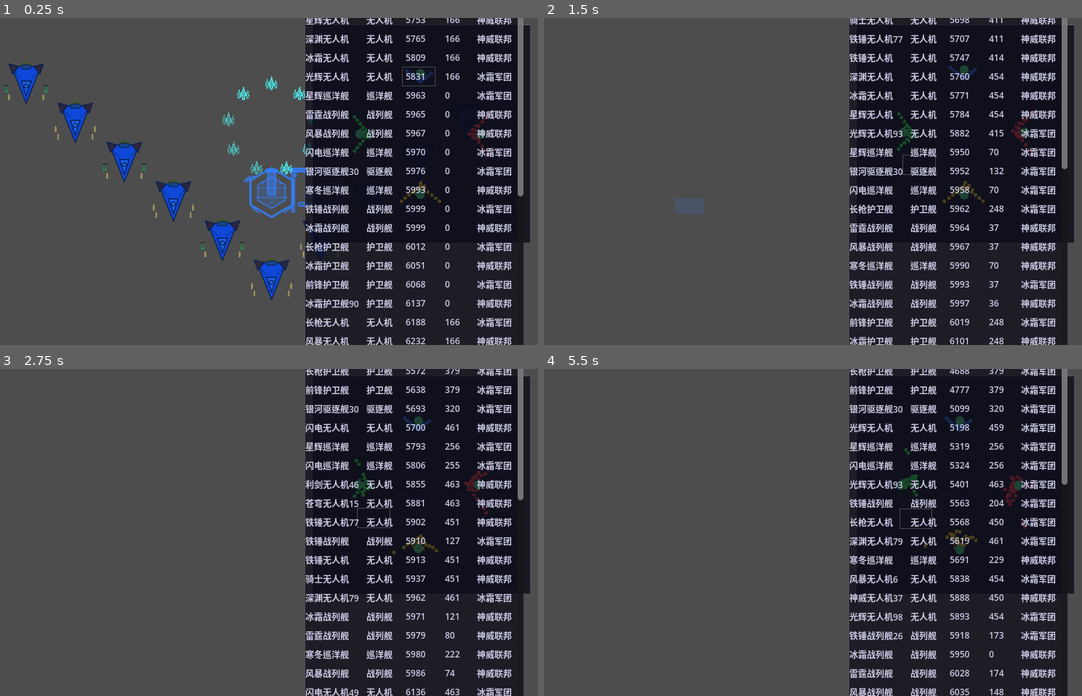
Above: before the commit, frames 1-4 (two rows, left to right).
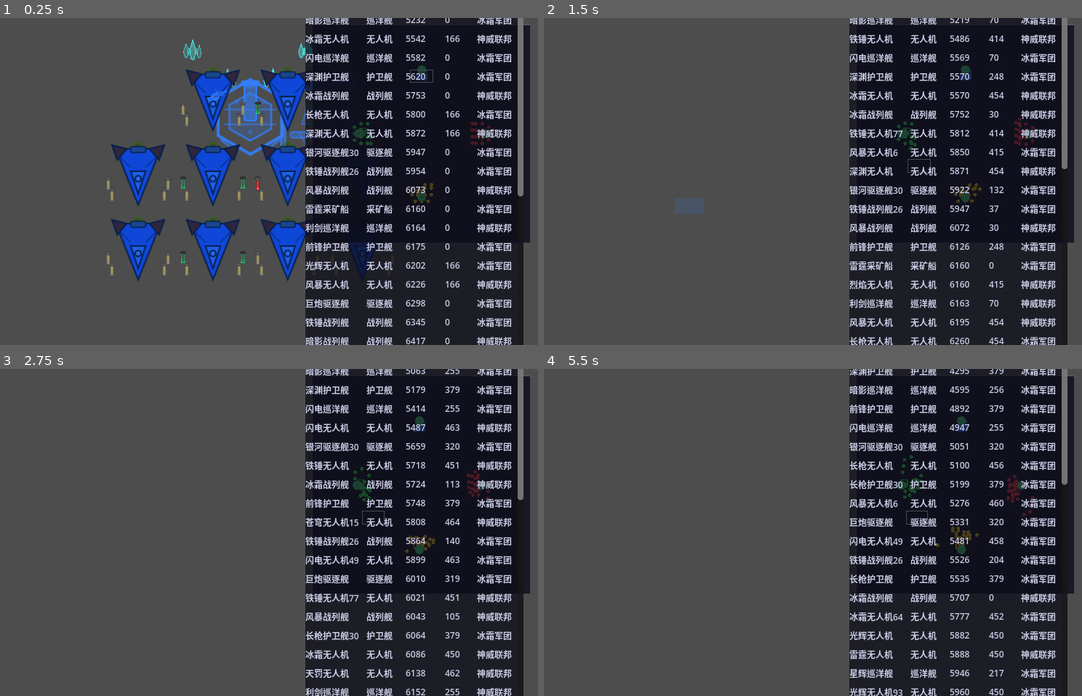
Above: after the commit, the same moments.

Repository: ZhanXuzhao/SpaceRTS
Game: Godot game, scene res://scenes/main.tscn
Two runs of this game, one before a commit and one after it. Both use one fixed random seed, a clock stepped at 60 frames per second and the inputs below.
Inputs (mouse positions are in pixels of both pictures, inside the frame that each line leads up to):
- Up to frame 1 (0.25 s): no input
- Up to frame 2 (1.5 s): tap Enter at 0.5 s; move the mouse to (920, 165) at 0.52 s; hold W 0.53-1.25 s; tap Z at 0.6 s; click (920, 165) at 0.67 s; drag from (673, 197) to (764, 246) at 1.27 s
- Up to frame 3 (2.75 s): move the mouse to (306, 460) at 2.02 s; hold W from 2.03 s (still down); tap C at 2.1 s
- Up to frame 4 (5.5 s): release W at 2.75 s; drag from (764, 597) to (619, 483) at 2.77 s; move the mouse to (963, 581) at 3.52 s; hold A 3.53-4.25 s; tap B at 3.6 s; drag from (619, 483) to (705, 450) at 4.27 s; move the mouse to (818, 532) at 5.02 s; hold A from 5.03 s (still down); tap Q at 5.1 s; click (818, 532) at 5.17 s

The runs differ from the first frame. In frame 1, 17% of the frame differs, in the area x 0-96%, y 0-100%; in frame 2, 5.8%; in frame 3, 5.2%; in frame 4, 5.6%.

Commit message:
阵型改进：多排横队 + 大船间距 + 前后=左右
- 废弃 V 字阵型，改为多排横队（满足排长-排数<=2）
- 间距以大船尺寸为准，确保所有船有足够间隔
- 前后间距改为与左右间距相同

Diff:
--- a/scripts/formation_helper.gd
+++ b/scripts/formation_helper.gd
@@ -2,32 +2,51 @@
 extends RefCounted
 
 ## 纯函数阵型计算工具
+## 多排横队阵型：根据数量自动计算排数，满足 排长 - 排数 <= 2
 
 
-## 计算 V 字阵型偏移量（相对于顶点）
+## 计算最优排数，满足约束：排长(前排人数) - 排数 <= 2
+## 使阵型尽量接近方形，避免过长或过深
+static func _calc_row_count(unit_count: int) -> int:
+	if unit_count <= 3:
+		return 1
+	for rows in range(2, 30):
+		var front = ceil(float(unit_count) / rows)
+		if front - rows <= 2:
+			return rows
+	return max(1, unit_count / 3)
+
+
+## 计算多排横队阵型偏移量（前排大船、后排小船）
+## 每排单位横向展开，排与排之间纵向错开
 static func calc_v_formation_offsets(sizes: Array, forward: Vector2, spacing: float) -> Array[Vector2]:
 	var right := Vector2(forward.y, -forward.x)
 	var count = sizes.size()
+	if count == 0:
+		return []
+
+	var rows = _calc_row_count(count)
+	var cols = ceil(float(count) / rows)  # 每排最多单位数
+
 	var offsets: Array[Vector2] = []
-	offsets.append(Vector2.ZERO)  # 顶点（最大船）
+	offsets.resize(count)
 
-	var idx := 1
-	while idx < count:
-		var layer := (idx + 1) * 0.5  # 第几对，从 1 开始
-		var back = layer * spacing * 0.8
-		var spread = layer * spacing * 1.0
-		# 左翼
-		offsets.append(-forward * back - right * spread)
-		idx += 1
-		if idx < count:
-			# 右翼
-			offsets.append(-forward * back + right * spread)
+	var idx := 0
+	for row in range(rows):
+		var units_in_this_row = min(cols, count - idx)
+		var row_width = (units_in_this_row - 1) * spacing
+		# 每排向后错开，后排间距略缩以形成梯队感
+		var row_forward_offset = -forward * row * spacing
+
+		for col in range(units_in_this_row):
+			var col_offset = right * (col * spacing - row_width * 0.5)
+			offsets[idx] = row_forward_offset + col_offset
 			idx += 1
 
 	return offsets
 
 
-## 计算移动 V 字阵型
+## 计算移动阵型
 ## 返回与 units 入参顺序一致的偏移数组
 static func calc_v_formation(units: Array, target_pos: Vector2, formation_base_spacing: float) -> Array[Vector2]:
 	# 筛选有效单位
@@ -50,14 +69,13 @@
 	if forward.length_squared() < 0.001:
 		forward = Vector2.RIGHT
 
-	# 平均尺寸决定基础间距
-	var avg_size := 0.0
+	# 以大船尺寸决定基础间距，确保所有船都有足够间隔
+	var max_size := 0.0
 	for u in valid:
-		avg_size += u._size_mult
-	avg_size /= count
-	var spacing = formation_base_spacing * avg_size
+		max_size = max(max_size, u._size_mult)
+	var spacing = formation_base_spacing * max_size
 
-	# 按尺寸从大到小排序
+	# 按尺寸从大到小排序（大船在前排）
 	var sorted = valid.duplicate()
 	sorted.sort_custom(func(a, b): return a._size_mult > b._size_mult)
 
--- a/scripts/spawn_system.gd
+++ b/scripts/spawn_system.gd
@@ -113,13 +113,12 @@
 	var sizes: Array[float] = []
 	for sc in ship_classes:
 		sizes.append(pow(1.5, Unit._ship_class_tier(sc)))
-	var avg_size := 0.0
+	var max_size := 0.0
 	for s in sizes:
-		avg_size += s
-	avg_size /= sizes.size()
+		max_size = max(max_size, s)
 
 	var forward = forward_dir
-	var spacing = GameConfig.FORMATION_BASE_SPACING * avg_size
+	var spacing = GameConfig.FORMATION_BASE_SPACING * max_size
 	var offsets = _FormationHelper.calc_v_formation_offsets(sizes, forward, spacing)
 	var v_rotation = forward.angle()
 
